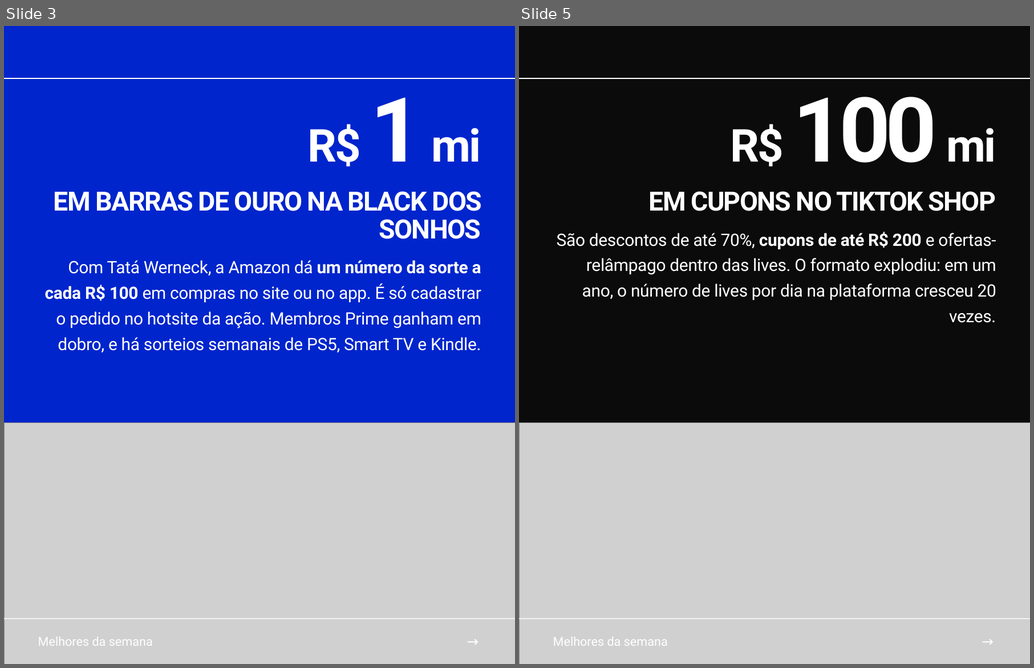
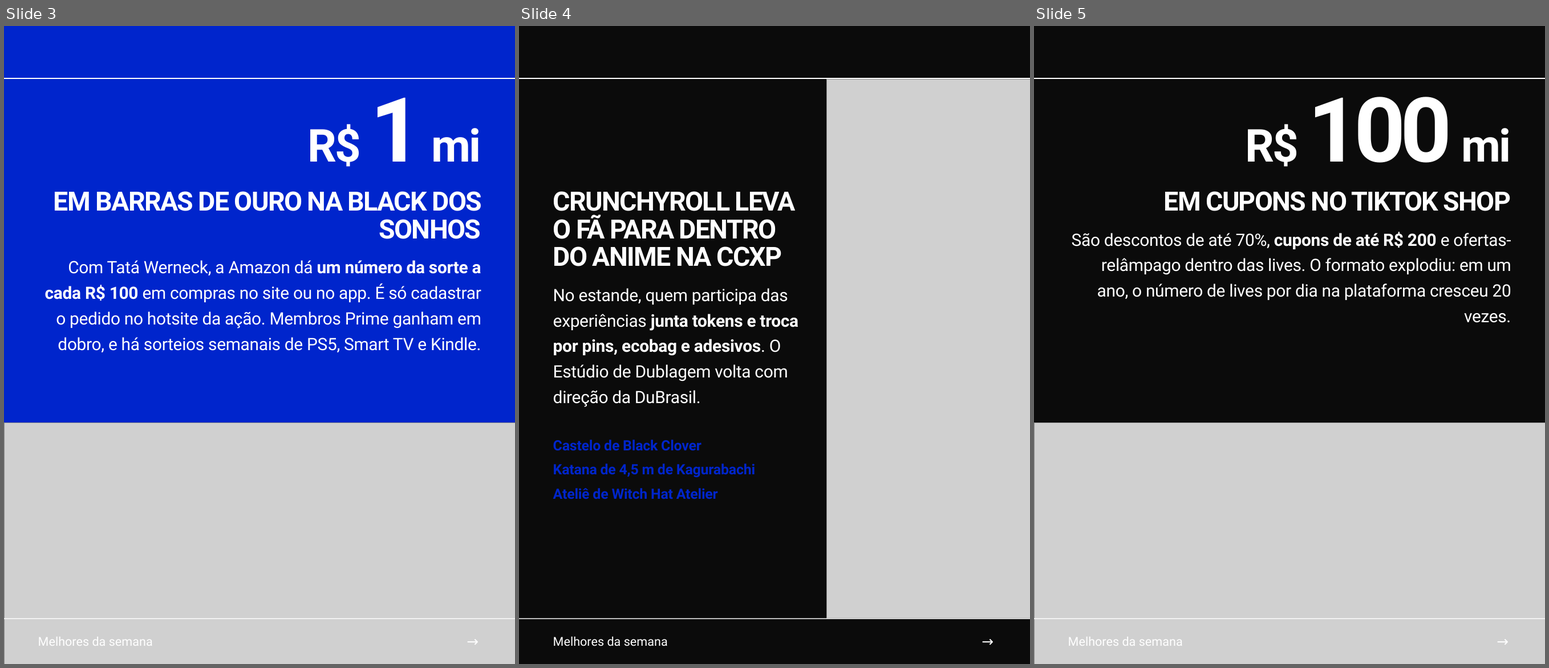
Before and after one commit to andrezaoli22-tech/meta-business-mcp-render, a slide deck: carrosseis/semanal-03/campanhas-da-semana-03.pptx. Shown side by side, each under a label of ours: slides 3 and 5 before the commit, slides 3, 4 and 5 after it; the slides between them are not shown. The pictures are 1034x668 and 1549x668 pixels, drawn with LibreOffice and Linux fonts; fonts in the diff are those of the drawing; grey boxes stand for pictures. Boxes give left, top, right and bottom in pixels: in the first picture for what was removed or moved away, otherwise in the second. Text is boxed around its words. In the diff, an @@ line names an element or a change of style, - is before the commit and + after.

```diff
--- a/carrosseis/semanal-03/campanhas-da-semana-03.pptx
+++ b/carrosseis/semanal-03/campanhas-da-semana-03.pptx
@@ slide 4 added at [519,26,1030,664], background #0B0B0B @@
@@ rectangle added at [519,78,1030,79], fill #FFFFFF @@
@@ picture added at [826,79,1030,619] @@
@@ text added at [553,191,795,267], 42 pt, text #FFFFFF, bold @@
+CRUNCHYROLL LEVA O FÃ PARA DENTRO DO ANIME NA CCXP
@@ text added at [553,288,798,407], 27 pt, text #FFFFFF @@
+No estande, quem participa das experiências junta tokens e troca por pins, ecobag e adesivos. O Estúdio de Dublagem volta com direção da DuBrasil.
@@ text added at [553,440,701,451], 22.5 pt, text #0025CC, bold @@
+Castelo de Black Clover
@@ text added at [553,464,755,477], 22.5 pt, text #0025CC, bold @@
+Katana de 4,5 m de Kagurabachi
@@ text added at [553,488,718,500], 22.5 pt, text #0025CC, bold @@
+Ateliê de Witch Hat Atelier
@@ rectangle added at [519,618,1030,619], fill #FFFFFF @@
@@ text added at [553,636,668,647], 19.5 pt, text #FFFFFF @@
+Melhores da semana
@@ text added at [980,633,1017,650], 22.5 pt, text #FFFFFF @@
+→
```
Also in this commit, not shown: 1 slide changed, 1 slide removed, 13 other files.
